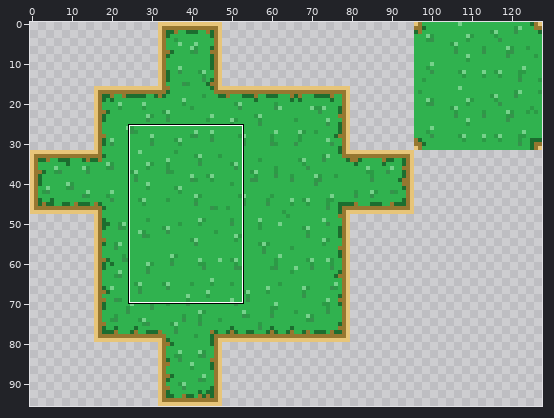
Edited in one commit: sprite sheet (Assets/Sprites/Outside/grasstilemap.png). The first picture is a wide view before the edit; the outline marks the close-up.
Close-up. Before the edit:
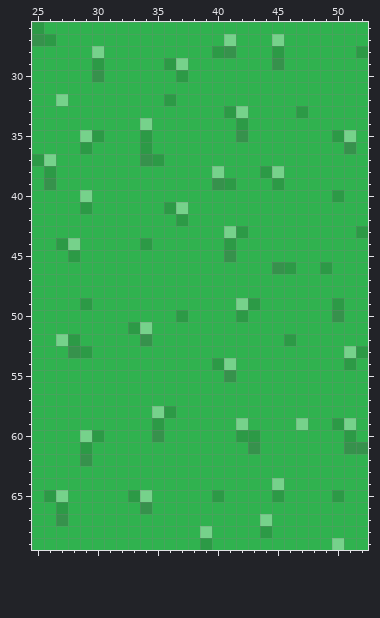
The file is 128x96 pixels. Shown: x 25..52, y 26..69.
After the commit:
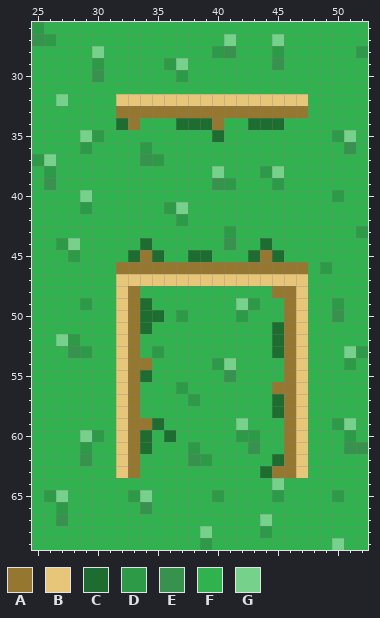
Palette (. is transparent): A #967730  B #e7c579  C #1c6d2f  D #2c9a46  E #36924c  F #30b24f  G #76d28b
What changed:
@@ x 25..52 @@
 31 FFFFFFFFFFFFFFFFFFFFFFFFFFFF
-32 FFGFFFFFFFFDFFFFFFFFFFFFFFFF
-33 FFFFFFFFFFFFFFFFDGFFFFDFFFFF
-34 FFFFFFFFFGFFFFFFFDFFFFFFFFFF
-35 FFFFGDFFFDFFFFFFFEFFFFFFFDGF
+32 FFGFFFFBBBBBBBBBBBBBBBBFFFFF
+33 FFFFFFFAAAAAAAAAAAAAAAAFFFFF
+34 FFFFFFFCAFFFCCCAFFCCCFFFFFFF
+35 FFFFGDFFFFFFFFFCFFFFFFFFFDGF
 36 FFFFDFFFFDFFFFFFFFFFFFFFFFEF
@@ x 25..52 @@
 42 FFFFFFFFFFFFDFFFFFFFFFFFFFFF
-43 FFFFFFFFFFFFFFFFGDFFFFFFFFFD
-44 FFDGFFFFFDFFFFFFDFFFFFFFFFFF
-45 FFFDFFFFFFFFFFFFEFFFFFFFFFFF
-46 FFFFFFFFFFFFFFFFFFFFEDFFDFFF
-47 FFFFFFFFFFFFFFFFFFFFFFFFFFFF
-48 FFFFFFFFFFFFFFFFFFFFFFFFFFFF
-49 FFFFDFFFFFFFFFFFFGDFFFFFFDFF
-50 FFFFFFFFFFFFDFFFFDFFFFFFFEFF
-51 FFFFFFFFDGFFFFFFFFFFFFFFFFFF
-52 FFGDFFFFFEFFFFFFFFFFFDFFFFFF
-53 FFFEDFFFFFFFFFFFFFFFFFFFFFGD
-54 FFFFFFFFFFFFFFFDGFFFFFFFFFDF
-55 FFFFFFFFFFFFFFFFEFFFFFFFFFFF
-56 FFFFFFFFFFFFFFFFFFFFFFFFFFFF
-57 FFFFFFFFFFFFFFFFFFFFFFFFFFFF
-58 FFFFFFFFFFGDFFFFFFFFFFFFFFFF
-59 FFFFFFFFFFDFFFFFFGFFFFGFFDGF
-60 FFFFGDFFFFEFFFFFFDDFFFFFFFDF
-61 FFFFDFFFFFFFFFFFFFEFFFFFFFEE
-62 FFFFEFFFFFFFFFFFFFFFFFFFFFFF
-63 FFFFFFFFFFFFFFFFFFFFFFFFFFFF
+43 FFFFFFFFFFFFFFFFDFFFFFFFFFFD
+44 FFDGFFFFFCFFFFFFEFFCFFFFFFFF
+45 FFFDFFFFCACFFCCFFFCACFFFFFFF
+46 FFFFFFFAAAAAAAAAAAAAAAAFDFFF
+47 FFFFFFFBBBBBBBBBBBBBBBBFFFFF
+48 FFFFFFFBAFFFFFFFFFFFAABFFFFF
+49 FFFFDFFBACFFFFFFFGDFFABFFDFF
+50 FFFFFFFBACCFDFFFFDFFFABFFEFF
+51 FFFFFFFBACFFFFFFFFFFCABFFFFF
+52 FFGDFFFBAFFFFFFFFFFFCABFFFFF
+53 FFFEDFFBAFDFFFFFFFFFCABFFFGD
+54 FFFFFFFBAAFFFFFDGFFFFABFFFDF
+55 FFFFFFFBACFFFFFFEFFFFABFFFFF
+56 FFFFFFFBAFFFDFFFFFFFAABFFFFF
+57 FFFFFFFBAFFFFDFFFFFFCABFFFFF
+58 FFFFFFFBAFFFFFFFFFFFCABFFFFF
+59 FFFFFFFBAACFFFFFFGFFFABFFDGF
+60 FFFFGDFBACFCFFFFFDDFFABFFFDF
+61 FFFFDFFBACFFFDFFFFEFFABFFFEE
+62 FFFFEFFBAFFFFEDFFFFFCABFFFFF
+63 FFFFFFFBAFFFFFFFFFFCAABFFFFF
 64 FFFFFFFFFFFFFFFFFFFFGFFFFFFF
Where, in picture pixels (left, top, right, bottom), the same in both close-ups:
changed: (116, 94, 308, 142)
changed: (116, 226, 308, 478)
